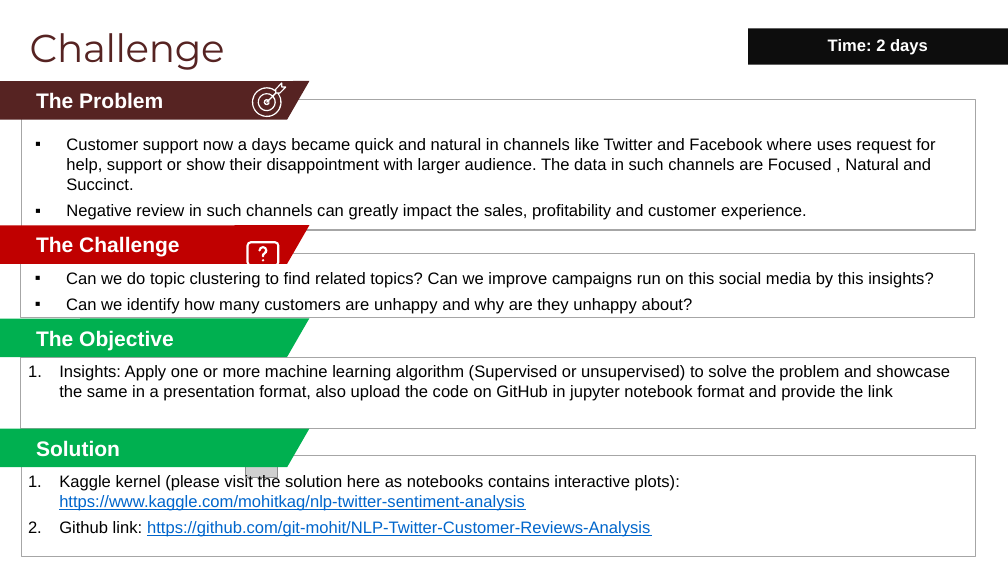
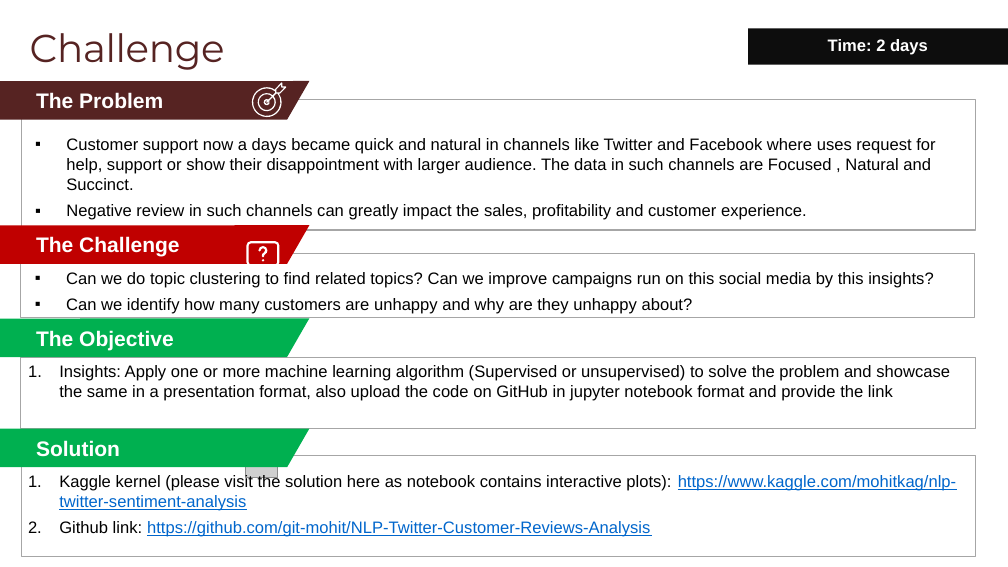
Before and after one commit to git-mohit/NLP-Twitter-Customer-Reviews-Analysis, a slide deck: slide 2 of Twitter Customer Reviews Analysis.pptx. Drawn at 1008x567 pixels with LibreOffice and Linux fonts; fonts in the diff are those of the drawing; grey boxes stand for pictures. Boxes give left, top, right and bottom in pixels: in the first picture for what was removed or moved away, otherwise in the second. Text is boxed around its words. In the diff, an @@ line names an element or a change of style, - is before the commit and + after.

Commit message:
Updated Deck for solution

```diff
--- a/Twitter Customer Reviews Analysis.pptx
+++ b/Twitter Customer Reviews Analysis.pptx
@@ text at bbox=[59, 474, 956, 511]: text changed @@
-1. Kaggle kernel (please visit the solution here as notebooks contains interactive plots): https://www.kaggle.com/mohitkag/nlp-twitter-sentiment-analysis
+1. Kaggle kernel (please visit the solution here as notebook contains interactive plots): https://www.kaggle.com/mohitkag/nlp-twitter-sentiment-analysis
```
Also in this commit, not shown: 5 other slides changed.
